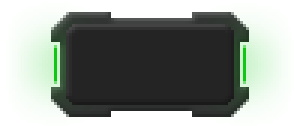
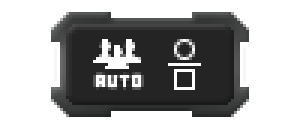
Layer changes from the first (300, 132) image to the second:
painted on "Aeon" over [9, 6, 291, 123]
showed group "Even/Odd" (3 layers) over [93, 39, 201, 90]
hid "Aeon Light" over [9, 6, 291, 123]
